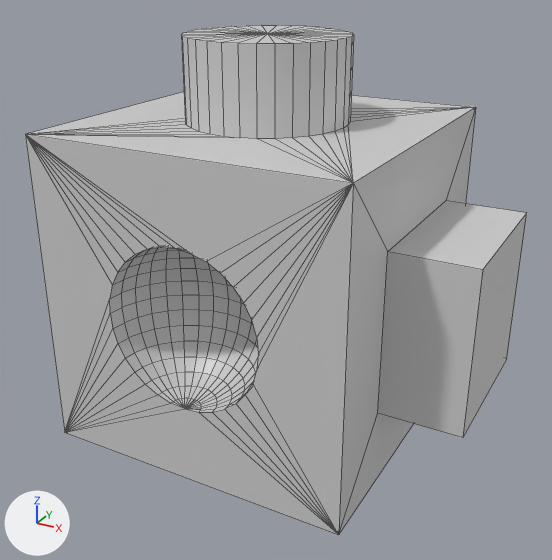
The COLLADA model primitives/OrientationCube.dae: old version first, new version second.
Rendered twice from a 50 mm lens placed at (1.145, -2.03, 0.989), pointed at (0.074, -0.083, 0.015). Arrows for +X, +Y and +Z are at lower left; the lights stay in place. Mesh edges are drawn as thin lines. Where no turn or scale is listed for an object, it has been applied to the vertices. Vertices at the same position are counted once.
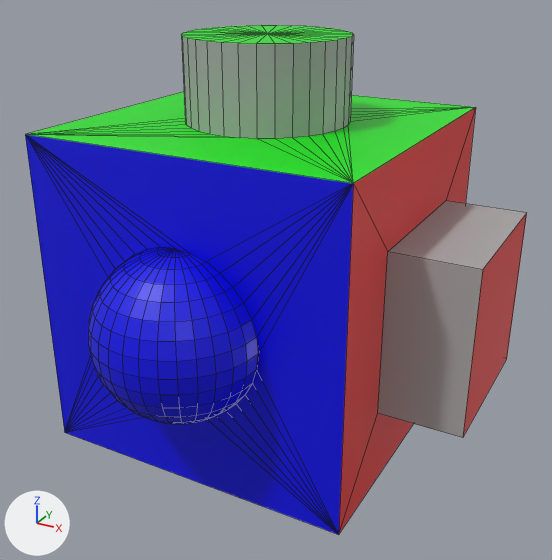
Pixel boxes [x1, y1, x2, y2] of what changed, in the pictures (552 x 560 px; the box of a moved part takes in the faces that stretch with it):
part 1 of me_cube, moved or reshaped: before [146, 185, 353, 534]; after [25, 134, 353, 534]
part 2 of me_cube, recoloured: [181, 35, 526, 438] in both
part 3 of me_cube, recoloured (grey to blue): [25, 135, 353, 535] in both
part 4 of me_cube, recoloured (grey to red): [339, 107, 527, 533] in both
part 5 of me_cube, recoloured (grey to green): [26, 25, 475, 183] in both

Edits to the bpy script that builds the scene:
```text
Add mat_yellow:
    mat_yellow = principled_material('Yellow')
    mat_yellow.base_color = (0.8, 0.8, 0.0)  # yellow #e7e700
    mat_yellow.roughness = 0.44
Add mat_cyan:
    mat_cyan = principled_material('Cyan')
    mat_cyan.base_color = (0.0, 0.8, 0.8)  # cyan #00e7e7
    mat_cyan.roughness = 0.44
Add mat_gray:
    mat_gray = principled_material('Gray')
    mat_gray.base_color = (0.4, 0.4, 0.4)  # grey #aaaaaa
    mat_gray.roughness = 0.44
Add mat_green:
    mat_green = principled_material('Green')
    mat_green.base_color = (0.0, 0.8, 0.0)  # green #00e700
    mat_green.roughness = 0.44
Add mat_magenta:
    mat_magenta = principled_material('Magenta')
    mat_magenta.base_color = (0.8, 0.0, 0.8)  # pink #e700e7
    mat_magenta.roughness = 0.44
Add mat_red:
    mat_red = principled_material('Red')
    mat_red.base_color = (0.8, 0.0, 0.0)  # red #e70000
    mat_red.roughness = 0.44
Add mat_blue:
    mat_blue = principled_material('Blue')
    mat_blue.base_color = (0.0, 0.0, 0.8)  # blue #0000e7
    mat_blue.roughness = 0.44
Change me_cube:
    used by ob_cube; location = (0.0, 0.0, 0.0)
    remove me_cube.from_pydata(...)  # 749 vertices, 874 faces; spans x -0.5..0.75, y -0.5..0.75, z -0.5..0.75
    add me_cube.from_pydata(...)  # 749 vertices, 871 faces; spans x -0.5..0.75, y -0.75..0.5, z -0.5..0.75
    me_cube part 1: 108 vertices moved from x -0.245..0.24, y -0.49..-0.327, z -0.245..0.245 to x -0.25..0.24, y -0.647..-0.5, z -0.245..0.245; 122 vertices removed from x -0.177..0.245, y -0.5..-0.25, z -0.245..0.245; 139 vertices added at x -0.208..0.25, y -0.75..-0.5, z -0.25..0.245
    me_cube part 2: 74 faces spanning x -0.5..0.75, y -0.25..0.25, z -0.5..0.75 switch from mat_material (light grey #d1d1d1) to mat_gray (grey #aaaaaa)
    me_cube part 3: 96 faces spanning x -0.5..0.5, y -0.647..-0.5, z -0.5..0.5 switch from mat_material (light grey #d1d1d1) to mat_blue (blue #0000e7)
    me_cube part 4: 5 faces spanning x 0.5..0.75, y -0.5..0.5, z -0.5..0.5 switch from mat_material (light grey #d1d1d1) to mat_red (red #e70000)
    me_cube part 5: 65 faces spanning x -0.5..0.5, y -0.5..0.5, z 0.5..0.75 switch from mat_material (light grey #d1d1d1) to mat_green (green #00e700)
    add me_cube.materials.append(mat_yellow)  # yellow #e7e700
    add me_cube.materials.append(mat_cyan)  # cyan #00e7e7
    add me_cube.materials.append(mat_magenta)  # pink #e700e7
```
